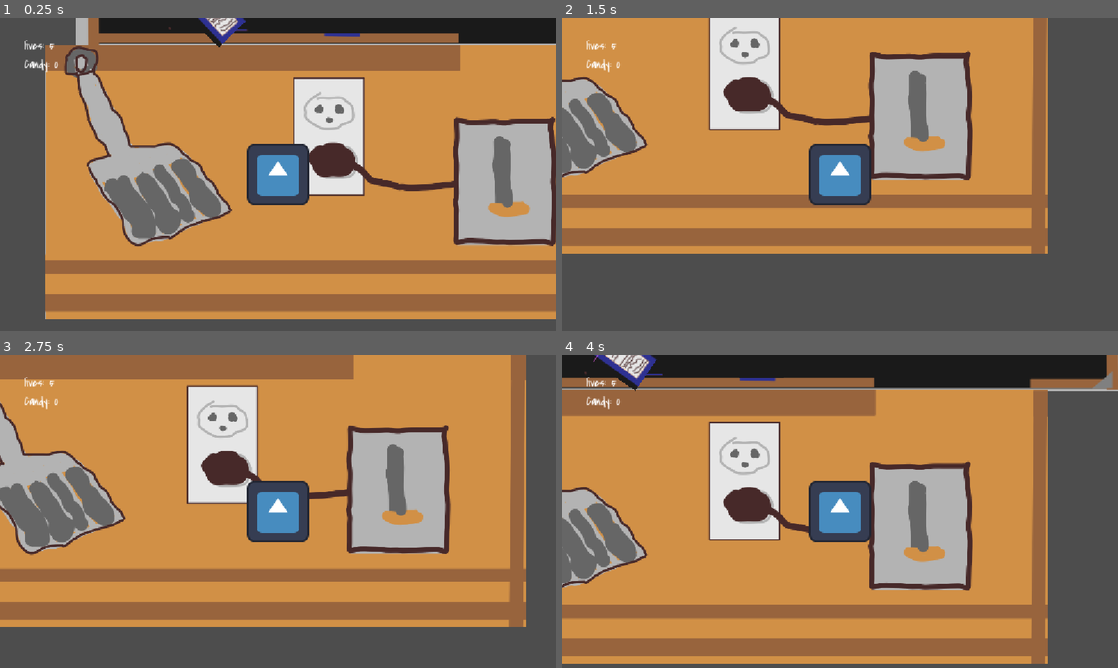
Above: before the commit, frames 1-4 (two rows, left to right).
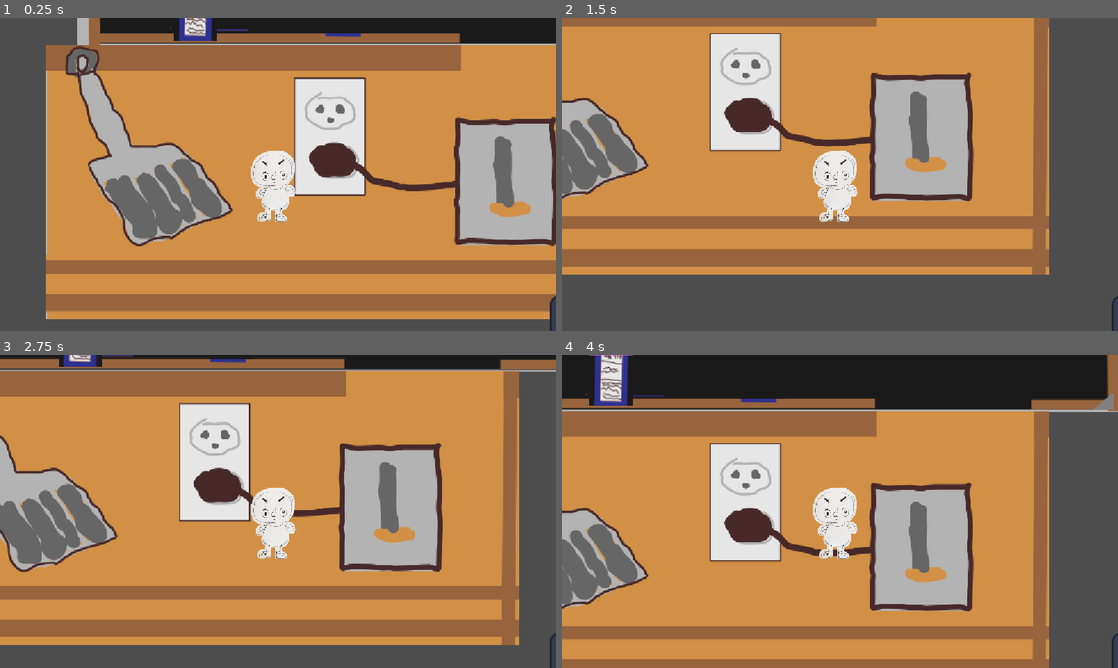
Above: after the commit, the same moments.

Repository: lmg-crono/group-project-final
Game: Godot game, scene res://node_2d.tscn
Same seed, same stepped clock (60 frames per second), same inputs: the game is played once before the commit and once after it. The engine's default icon, where the game draws it, is replaced by a stand-in: a white triangle on a blue panel in a dark square.
Inputs:
- Up to frame 1 (0.25 s): no input
- Up to frame 2 (1.5 s): hold Right (walk_right) from 0.53 s (still down); tap Space (jump) at 0.77 s
- Up to frame 3 (2.75 s): tap Space (jump) at 1.52 s; release Right (walk_right) at 2.03 s; hold Left (walk_left) from 2.03 s (still down)
- Up to frame 4 (4 s): release Left (walk_left) at 2.78 s; hold Right (walk_right) from 2.78 s (still down); tap Space (jump) at 3.02, 3.77 s

The runs differ from the first frame. In frame 1, 5.9% of the frame differs, in the area x 4-100%, y 0-100%; in frame 2, 33%; in frame 3, 46%, in the area x 0-100%, y 0-100%; in frame 4, 41%.

Commit message:
more edits
jsdsdsadsadsa

Diff:
--- a/character_body_2d.tscn
+++ b/character_body_2d.tscn
@@ -2,9 +2,11 @@
 
 [ext_resource type="Script" uid="uid://cs7xhfh7i7tve" path="res://character_body_2d.gd" id="1_ij6vw"]
 [ext_resource type="Texture2D" uid="uid://bq67suxlhnhaq" path="res://icon.svg" id="2_ghijl"]
+[ext_resource type="Texture2D" uid="uid://c3siiklj1q6ww" path="res://idle.png" id="3_ghijl"]
 
-[sub_resource type="CircleShape2D" id="CircleShape2D_yy3is"]
-radius = 59.5399
+[sub_resource type="CapsuleShape2D" id="CapsuleShape2D_xr0ua"]
+radius = 47.0
+height = 162.0
 
 [node name="CharacterBody2D" type="CharacterBody2D" unique_id=1230144333]
 script = ExtResource("1_ij6vw")
@@ -13,8 +15,14 @@
 scale = Vector2(2.1875, 0.4765625)
 
 [node name="CollisionShape2D" type="CollisionShape2D" parent="." unique_id=1045111342]
-position = Vector2(-1, -2)
-shape = SubResource("CircleShape2D_yy3is")
+position = Vector2(-12, 25)
+shape = SubResource("CapsuleShape2D_xr0ua")
 
 [node name="Icon" type="Sprite2D" parent="." unique_id=726564959]
+position = Vector2(628, 315)
 texture = ExtResource("2_ghijl")
+
+[node name="Idle" type="Sprite2D" parent="." unique_id=404159045]
+position = Vector2(-2, -2)
+scale = Vector2(0.3216667, 0.39666668)
+texture = ExtResource("3_ghijl")
--- a/node_2d.tscn
+++ b/node_2d.tscn
@@ -12,9 +12,9 @@
 [ext_resource type="FontFile" uid="uid://b3m1lr6h2sl0t" path="res://CoveredByYourGrace-Regular.ttf" id="5_rj586"]
 [ext_resource type="Script" uid="uid://chj3ifnoy0hrf" path="res://collectible_label.gd" id="6_d21ai"]
 [ext_resource type="PackedScene" uid="uid://cp8q1nskp7j1c" path="res://rigid_body_2d_2.tscn" id="13_0h7mo"]
-[ext_resource type="Texture2D" uid="uid://dwrhwmdpy7r6x" path="res://Screenshot_2026-07-22_12-47-51.png" id="13_nr8wp"]
+[ext_resource type="PackedScene" uid="uid://cfd8d2gdyl0b2" path="res://screenshot_20260722124751.tscn" id="13_d2bti"]
 [ext_resource type="Texture2D" uid="uid://b44dmxebqklhp" path="res://Screenshot_2026-07-22_12-49-28.png" id="14_d2bti"]
-[ext_resource type="Script" uid="uid://b8ng7tn6utw8e" path="res://screenshot_20260722124751.gd" id="14_ta5nu"]
+[ext_resource type="Texture2D" uid="uid://b4n0b4mmt0do8" path="res://Screenshot_2026-07-22_16-20-33.png" id="16_flf07"]
 [ext_resource type="Texture2D" uid="uid://b3d4pxlgbw7o2" path="res://Screenshot_2026-07-22_15-10-51.png" id="16_ta5nu"]
 
 [sub_resource type="RectangleShape2D" id="RectangleShape2D_fwou7"]
@@ -42,10 +42,10 @@
 size = Vector2(851, 30.5)
 
 [sub_resource type="RectangleShape2D" id="RectangleShape2D_l7l66"]
-size = Vector2(397, 26)
+size = Vector2(2063, 24.5)
 
 [sub_resource type="RectangleShape2D" id="RectangleShape2D_0arap"]
-size = Vector2(27.375, 349.5)
+size = Vector2(360, 408.25)
 
 [sub_resource type="RectangleShape2D" id="RectangleShape2D_gjg0o"]
 size = Vector2(764, 20)
@@ -167,7 +167,7 @@
 position = Vector2(131, 137)
 
 [node name="CollisionShape2D2" type="CollisionShape2D" parent="CharacterBody2D" unique_id=1381287940]
-position = Vector2(-3, 4)
+position = Vector2(2, 1)
 shape = SubResource("CircleShape2D_yy3is")
 
 [node name="Fall Detector" type="Area2D" parent="." unique_id=89915164]
@@ -181,6 +181,7 @@
 [node name="CanvasLayer" type="CanvasLayer" parent="." unique_id=541564298]
 
 [node name="Control" type="Control" parent="CanvasLayer" unique_id=1942786605]
+visible = false
 layout_mode = 3
 anchors_preset = 15
 anchor_right = 1.0
@@ -239,36 +240,42 @@
 [node name="StaticBody2D2" type="StaticBody2D" parent="." unique_id=400795491]
 
 [node name="CollisionShape2D" type="CollisionShape2D" parent="StaticBody2D2" unique_id=331697392]
-position = Vector2(71, -94)
+position = Vector2(54, -112)
 shape = SubResource("RectangleShape2D_oyan1")
 
 [node name="StaticBody2D3" type="StaticBody2D" parent="." unique_id=1886326467]
 
 [node name="CollisionShape2D" type="CollisionShape2D" parent="StaticBody2D3" unique_id=1674844326]
-position = Vector2(1000, -88)
+position = Vector2(1833, -105)
 shape = SubResource("RectangleShape2D_l7l66")
 
+[node name="CollisionShape2D" type="CollisionShape2D" parent="StaticBody2D3/CollisionShape2D" unique_id=1064687496]
+position = Vector2(238, -543)
+shape = SubResource("RectangleShape2D_l7l66")
+
+[node name="CollisionShape2D" type="CollisionShape2D" parent="StaticBody2D3/CollisionShape2D/CollisionShape2D" unique_id=527788697]
+position = Vector2(-47, -532.25)
+shape = SubResource("RectangleShape2D_l7l66")
+
 [node name="StaticBody2D4" type="StaticBody2D" parent="." unique_id=1234731217]
 
 [node name="CollisionShape2D2" type="CollisionShape2D" parent="StaticBody2D4" unique_id=1307439599]
-position = Vector2(938.125, -280.25)
+position = Vector2(1081, -278)
 shape = SubResource("RectangleShape2D_0arap")
 
 [node name="CollisionShape2D" type="CollisionShape2D" parent="StaticBody2D4" unique_id=1521572902]
-position = Vector2(-254.6875, -285.5)
+position = Vector2(-421, -314.875)
 shape = SubResource("RectangleShape2D_0arap")
 
 [node name="StaticBody2D5" type="StaticBody2D" parent="." unique_id=728103113]
 
 [node name="CollisionShape2D" type="CollisionShape2D" parent="StaticBody2D5" unique_id=945931635]
-position = Vector2(519, -427.00003)
+position = Vector2(524, -418.00003)
 rotation = -0.116937056
 shape = SubResource("RectangleShape2D_gjg0o")
 
 [node name="Block body 1" parent="." unique_id=193630194 instance=ExtResource("13_0h7mo")]
-position = Vector2(-60, -226.99998)
-rotation = -0.7487463
-scale = Vector2(1.2, 1.2)
+position = Vector2(-70, -235)
 script = null
 
 [node name="StaticBody2D6" type="StaticBody2D" parent="." unique_id=255279753]
@@ -279,24 +286,21 @@
 
 [node name="StaticBody2D7" type="StaticBody2D" parent="." unique_id=2039687911]
 
+[node name="CollisionShape2D2" type="CollisionShape2D" parent="StaticBody2D7" unique_id=1189833014]
+position = Vector2(-971, -1717.6875)
+shape = SubResource("RectangleShape2D_8cre8")
+
 [node name="CollisionShape2D" type="CollisionShape2D" parent="StaticBody2D7" unique_id=428683370]
 position = Vector2(-924, -682)
 shape = SubResource("RectangleShape2D_8cre8")
 
-[node name="CollisionShape2D" type="CollisionShape2D" parent="StaticBody2D7/CollisionShape2D" unique_id=1189833014]
-position = Vector2(-47, -1035.6875)
-shape = SubResource("RectangleShape2D_8cre8")
-
 [node name="SECRET AREA COVER" type="Sprite2D" parent="." unique_id=1352315889]
 position = Vector2(-47.25, -636)
 scale = Vector2(1.7, 1.9012344)
 texture = ExtResource("4_0h7mo")
 
-[node name="Screenshot20260722124751" type="Sprite2D" parent="." unique_id=717601721]
-position = Vector2(-51.000008, -630.99994)
-scale = Vector2(1.3333334, 1.4629629)
-texture = ExtResource("13_nr8wp")
-script = ExtResource("14_ta5nu")
+[node name="Screenshot20260722124751" parent="." unique_id=1681023130 instance=ExtResource("13_d2bti")]
+position = Vector2(-34.000008, -631)
 
 [node name="Screenshot20260722124928" type="Sprite2D" parent="." unique_id=1528978648]
 position = Vector2(198.56247, -681)
@@ -304,13 +308,13 @@
 texture = ExtResource("14_d2bti")
 
 [node name="Screenshot20260722105345" type="Sprite2D" parent="." unique_id=1428548618]
-position = Vector2(932.75, -737.5)
-scale = Vector2(2.011111, 2.5061731)
+position = Vector2(1879, -729)
+scale = Vector2(43.116665, 2.5061731)
 texture = ExtResource("4_0h7mo")
 
 [node name="Screenshot20260722151051" type="Sprite2D" parent="." unique_id=913213625]
-position = Vector2(-600.00006, -412.875)
-scale = Vector2(6.283019, 4.85526)
+position = Vector2(-594.00006, -450.875)
+scale = Vector2(6.3962264, 8.855261)
 texture = ExtResource("16_ta5nu")
 
 [node name="Screenshot20260722151051" type="Sprite2D" parent="Screenshot20260722151051" unique_id=1625560840]
@@ -333,4 +337,25 @@
 scale = Vector2(2.429061, 10.050709)
 texture = ExtResource("4_0h7mo")
 
+[node name="Screenshot20260722105347" type="Sprite2D" parent="." unique_id=603306445]
+visible = false
+z_index = -20
+position = Vector2(358.49976, 98.99994)
+scale = Vector2(176.02222, 42.814816)
+texture = ExtResource("4_0h7mo")
+
+[node name="Screenshot20260722162033" type="Sprite2D" parent="." unique_id=234868910]
+position = Vector2(1868.0001, -862)
+scale = Vector2(22.375002, 6.9999976)
+texture = ExtResource("16_flf07")
+
+[node name="CollisionShape2D2" type="CollisionShape2D" parent="." unique_id=1149670666]
+position = Vector2(1838.5, -892)
+shape = SubResource("RectangleShape2D_l7l66")
+
+[node name="Screenshot20260722162034" type="Sprite2D" parent="." unique_id=1922374843]
+position = Vector2(1829.0001, -605)
+scale = Vector2(23.025003, 3.807694)
+texture = ExtResource("16_flf07")
+
 [connection signal="body_entered" from="Fall Detector" to="Fall Detector" method="_on_body_entered"]
--- a/rigid_body_2d_2.gd
+++ b/rigid_body_2d_2.gd
@@ -1,8 +1,11 @@
 extends RigidBody2D
-@export var push_force = 600
+@export var push_force = 50
+var pushed = false
 func _on_body_entered(body: Node) -> void:
+	if pushed: return
 	if body.name == "CharacterBody2D":
 		var push_direction = Vector2.RIGHT
 		if global_position.x < body.global.position.x:
 			push_direction = Vector2.LEFT
-		apply_force(push_force * push_direction)
+		apply_impulse(push_force * push_direction)
+		pushed = true
--- a/rigid_body_2d_2.tscn
+++ b/rigid_body_2d_2.tscn
@@ -4,13 +4,16 @@
 [ext_resource type="Script" uid="uid://d2r2vwlsho5md" path="res://rigid_body_2d_2.gd" id="1_xr0ua"]
 
 [sub_resource type="RectangleShape2D" id="RectangleShape2D_8cre8"]
-size = Vector2(92, 259)
+size = Vector2(93, 259)
 
 [node name="RigidBody2D2" type="RigidBody2D" unique_id=193630194]
+collision_layer = 2
+contact_monitor = true
+max_contacts_reported = 2
 script = ExtResource("1_xr0ua")
 
 [node name="CollisionShape2D" type="CollisionShape2D" parent="." unique_id=725574164]
-position = Vector2(2, -38.499985)
+position = Vector2(2.5, -38.499985)
 scale = Vector2(0.99999994, 0.99999994)
 shape = SubResource("RectangleShape2D_8cre8")
 
@@ -19,5 +22,3 @@
 position = Vector2(2, -32.999996)
 scale = Vector2(1.2676057, 1.6626507)
 texture = ExtResource("1_brn40")
-
-[connection signal="body_entered" from="." to="." method="_on_body_entered"]
--- a/screenshot_20260722124751.gd
+++ b/screenshot_20260722124751.gd
@@ -1,5 +1,5 @@
-extends Sprite2D
-
-func _on_body_entered(body: Node2D) -> void:
+extends StaticBody2D
+#walk into secret area door to destroy it, eventually replace for kick.
+func _on_area_2d_body_entered(body: Node2D) -> void:
 	if body.name == "CharacterBody2D":
 		queue_free()
--- /dev/null
+++ b/screenshot_20260722124751.tscn
@@ -0,0 +1,29 @@
+[gd_scene format=3 uid="uid://cfd8d2gdyl0b2"]
+
+[ext_resource type="Texture2D" uid="uid://dwrhwmdpy7r6x" path="res://Screenshot_2026-07-22_12-47-51.png" id="1_x504v"]
+[ext_resource type="Script" uid="uid://b8ng7tn6utw8e" path="res://screenshot_20260722124751.gd" id="2_l5834"]
+
+[sub_resource type="RectangleShape2D" id="RectangleShape2D_yy3is"]
+size = Vector2(38, 150)
+
+[sub_resource type="RectangleShape2D" id="RectangleShape2D_boomn"]
+size = Vector2(45, 158)
+
+[node name="StaticBody2D" type="StaticBody2D" unique_id=1638244076]
+script = ExtResource("2_l5834")
+
+[node name="CollisionShape2D" type="CollisionShape2D" parent="." unique_id=1036527595]
+position = Vector2(0, -1)
+shape = SubResource("RectangleShape2D_yy3is")
+
+[node name="Screenshot20260722124751" type="Sprite2D" parent="." unique_id=1681023130]
+scale = Vector2(1.3333334, 1.4629629)
+texture = ExtResource("1_x504v")
+
+[node name="Area2D" type="Area2D" parent="." unique_id=1751201490]
+
+[node name="CollisionShape2D2" type="CollisionShape2D" parent="Area2D" unique_id=79618709]
+position = Vector2(1.5, -2)
+shape = SubResource("RectangleShape2D_boomn")
+
+[connection signal="body_entered" from="Area2D" to="." method="_on_area_2d_body_entered"]
Binary file added: Screenshot_2026-07-22_16-20-33.png
Not shown, added: Screenshot_2026-07-22_16-20-33.png.import
Binary file added: idle.png
Not shown, added: idle.png.import
